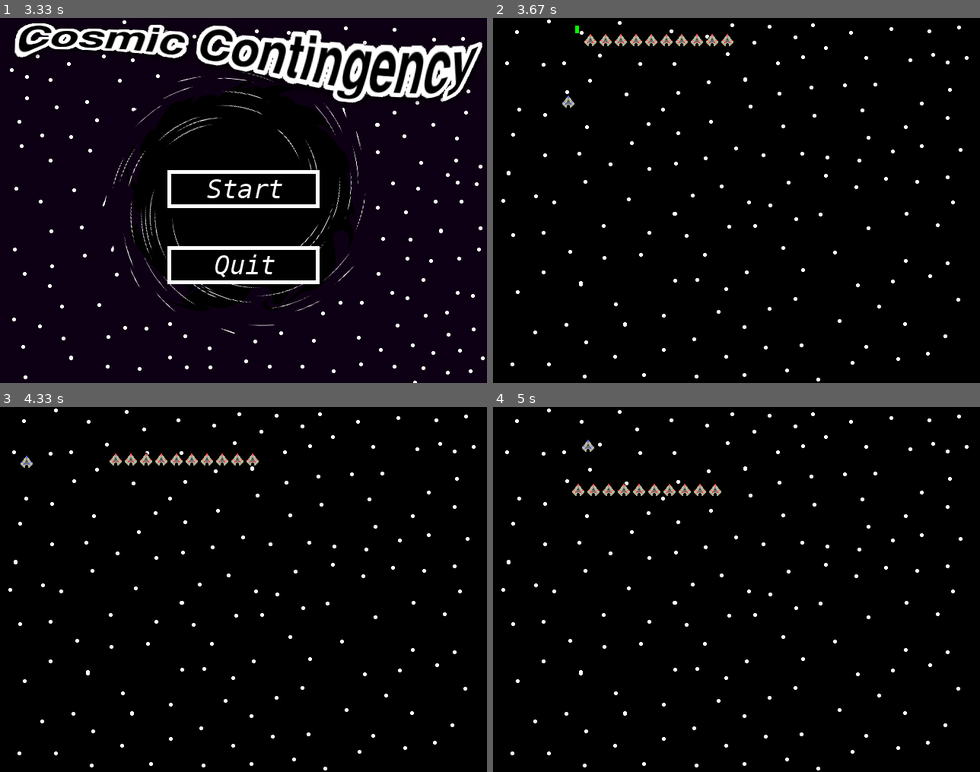
Above: before the commit, frames 1-4 (two rows, left to right).
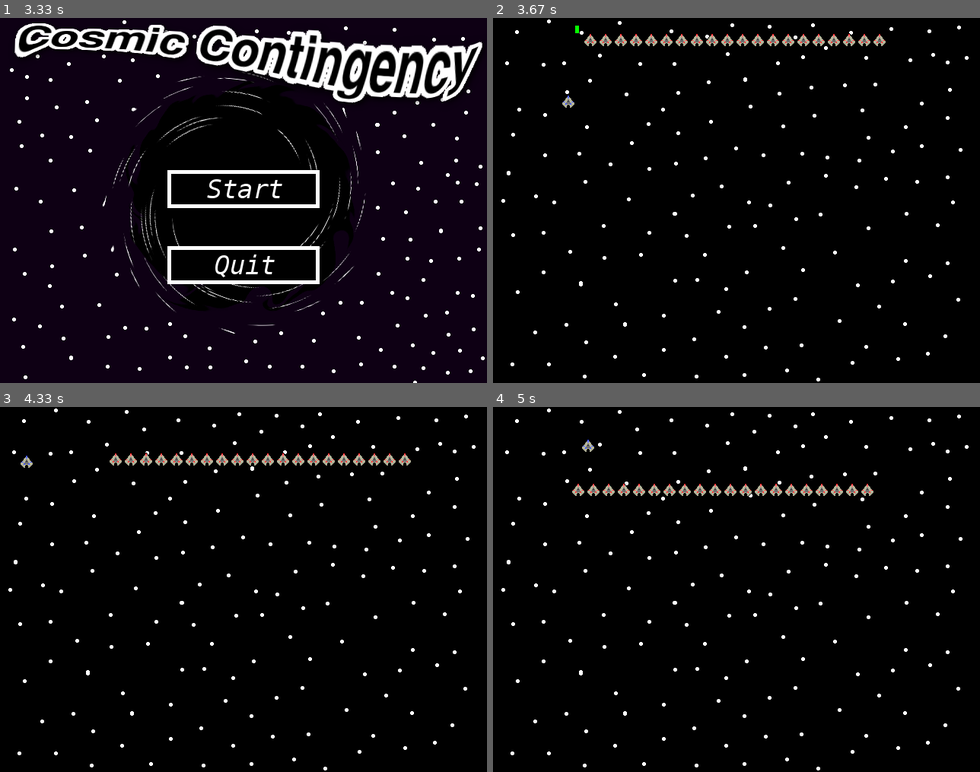
Above: after the commit, the same moments.

Repository: cdsupina/Space_Shooter_Pygame
Game: pygame game, started from main.py
Same seed, same stepped clock (60 frames per second), same inputs: the game is played once before the commit and once after it.
Inputs (mouse positions are in pixels of both pictures, inside the frame that each line leads up to):
- Up to frame 1 (3.33 s): tap Space at 0.33 s; hold D 0.67-1.13 s; hold W 1.17-1.63 s; hold A 2.17-2.7 s; hold S 2.73-3.2 s; click (243, 189) at 3.28 s
- Up to frame 2 (3.67 s): hold A from 3.57 s (still down); move the mouse to (911, 226) at 3.6 s
- Up to frame 3 (4.33 s): release A at 4.03 s; hold W from 4.07 s (still down)
- Up to frame 4 (5 s): release W at 4.43 s; hold D from 4.47 s (still down)

Frame 1 is identical in both runs. In frame 2, 0.5% of the frame differs, in the area x 50-81%, y 4-8%; in frame 3, 0.5%; in frame 4, 0.5%, in the area x 47-79%, y 21-25%.

Commit message:
organized code, added values and rooms scripts, begin foundations for map generation

Diff:
--- a/main.py
+++ b/main.py
@@ -3,29 +3,11 @@
 from sys import exit
 from sprites import *
 import random as rand
+from values import *
+from rooms import *
 
 #setup frames per second
 clock = pygame.time.Clock()
-fps = 60
-
-#setup the screen size
-SCREEN_SIZE = (640,480)
-screen_height = SCREEN_SIZE[1]
-screen_width = SCREEN_SIZE[0]
-
-#set variables equal to the locations of the image files
-scene_0_background_img_names = ["assets/images/scene_0_background_1.png","assets/images/scene_0_background_2.png","assets/images/scene_0_background_3.png"]
-
-title_img_name = "assets/images/title.png"
-background_img_name = "assets/images/title_background.png"
-scene_1_img_name = "assets/images/scene_1_background.png"
-start_button_img_name = "assets/images/start_button.png"
-quit_button_img_name = "assets/images/quit_button.png"
-continue_button_img_name = "assets/images/continue_button.png"
-pause_menu_img_name = "assets/images/pause_menu.png"
-player_img_name = "assets/sprites/player_ship.png"
-enemy_img_name = "assets/sprites/enemy_ship.png"
-player_laser_img_name = "assets/sprites/player_blaster.png"
 
 #set initial scene to 0
 scene = 0
@@ -36,7 +18,7 @@
 #set up screen display and images
 screen = pygame.display.set_mode(SCREEN_SIZE,0,32)
 
-#initialize images
+#initialize all images
 scene_0_backgrounds = []
 for s in scene_0_background_img_names:
     scene_0_backgrounds.append(pygame.image.load(s).convert())
@@ -49,26 +31,26 @@
 continue_button = pygame.image.load(continue_button_img_name).convert()
 pause_menu = pygame.image.load(pause_menu_img_name).convert_alpha()
 
-player = Ship(player_img_name,10)
-player.rect.x = 100
-player.rect.y = 100
-player_x_change = 0
-player_y_change = 0
+#initialize the player
+player = Ship(player_img_name,10,100,100)
 
-scene_1_sprite_group = pygame.sprite.Group()
-scene_1_sprite_group.add(player)
-
+#set paused status to false
 paused = False
 
-lasers = []
-enemies = []
-
+#set up title screen animation
 scene_0_background_idx = 0
 scene_0_background_animation_time = 150
 scene_0_current_animation_time = 100
 
+#initialize first room
+room_1 = Room(1,20)
+
+#add the player to the allies sprite group
+room_1.ally_sprite_group.add(player)
+
 while True:
 
+    #set clock to save the time between frames
     dt = clock.tick(fps)
     speed = float(dt)/64
 
@@ -76,7 +58,6 @@
 
     #rendering for title scene
     if scene == 0:
-
         #animate background for title screen
         if scene_0_current_animation_time >= scene_0_background_animation_time:
 
@@ -94,47 +75,30 @@
 
     #rendering for the firsl level scene
     elif scene == 1:
-        screen.blit(scene_1_background,(0,0))
-        scene_1_sprite_group.draw(screen)
+        room_1.draw_all(screen)
         if paused:
             screen.blit(pause_menu,(160,120))
             quit = screen.blit(quit_button,(220,266))
             continue_but = screen.blit(continue_button,(220,193))
         elif not paused:
-            for l in lasers:
+            for l in room_1.lasers:
                 l.rect.y += -l.speed*speed
                 l.time_spawned += dt
                 if l.time_spawned >= 1000:
-                    scene_1_sprite_group.remove(l)
-                    lasers.remove(l)
-                for e in enemies:
+                    room_1.laser_sprite_group.remove(l)
+                    room_1.lasers.remove(l)
+                for e in room_1.enemies:
                     if l.rect.colliderect(e.rect):
-                        scene_1_sprite_group.remove(l)
-                        scene_1_sprite_group.remove(e)
-                        lasers.remove(l)
-                        enemies.remove(e)
+                        room_1.laser_sprite_group.remove(l)
+                        room_1.enemy_sprite_group.remove(e)
+                        room_1.lasers.remove(l)
+                        room_1.enemies.remove(e)
 
-            for e in enemies:
+            for e in room_1.enemies:
+                e.behave(speed)
 
-                e.current_displacement = abs(e.loc_init[0]-e.rect.x)
-
-                #print(e.current_displacement)
-                if e.current_displacement>=e.max_displacement:
-                    e.x_speed = -e.x_speed
-
-                if e.rect.y >= screen_height - e.image.get_height() or e.rect.y <= 0:
-                    e.y_speed = -e.y_speed
-
-                e.rect.x += e.x_speed*speed
-                e.rect.y += e.y_speed*speed
-
-                if e.rect.x >= (e.loc_init[0]+e.max_displacement):
-                    e.rect.x = e.loc_init[0]+e.max_displacement
-                elif e.rect.x <= (e.loc_init[0]-e.max_displacement):
-                    e.rect.x = e.loc_init[0]-e.max_displacement
-
-            player.rect.x += player_x_change*speed
-            player.rect.y += player_y_change*speed
+            player.rect.x += player.x_change*speed
+            player.rect.y += player.y_change*speed
 
 
     ##########EVENT-LISTENING##########
@@ -149,13 +113,7 @@
                 if scene == 0:
                     if start.collidepoint(pygame.mouse.get_pos()):
                         scene = 1
-                        enemy_count = 10
-                        i = 0
-                        while i< enemy_count:
-                            enemy = Enemy(enemy_img_name,4,50,100+i*20,1)
-                            scene_1_sprite_group.add(enemy)
-                            enemies.append(enemy)
-                            i += 1
+                        room_1.generate(screen)
 
                     if quit.collidepoint(pygame.mouse.get_pos()):
                         exit()
@@ -169,28 +127,25 @@
         if event.type == KEYDOWN:
             if not paused:
                 if event.key == K_w:
-                    player_y_change = -player.speed
+                    player.y_change = -player.speed
                 elif event.key == K_s:
-                    player_y_change = player.speed
+                    player.y_change = player.speed
                 elif event.key == K_a:
-                    player_x_change = -player.speed
+                    player.x_change = -player.speed
                 elif event.key == K_d:
-                    player_x_change = player.speed
+                    player.x_change = player.speed
                 elif event.key == K_SPACE:
-                        new_laser = Player_Laser(player_laser_img_name,20,(player.rect.x+(player.width/2)-(5/2)),player.rect.y)
-                        scene_1_sprite_group.add(new_laser)
-                        lasers.append(new_laser)
-                        #print(lasers)
+                    room_1.generate_player_laser(player)
 
         if event.type == KEYUP:
             if event.key == K_w:
-                player_y_change = 0
+                player.y_change = 0
             elif event.key == K_s:
-                player_y_change = 0
+                player.y_change = 0
             elif event.key == K_a:
-                player_x_change = 0
+                player.x_change = 0
             elif event.key == K_d:
-                player_x_change = 0
+                player.x_change = 0
             if event.key == K_ESCAPE:
                 if not paused:
                     paused = True
--- /dev/null
+++ b/rooms.py
@@ -0,0 +1,73 @@
+import pygame
+import random as rand
+from sprites import *
+from values import *
+
+class Room():
+    def __init__(self,room_type,enemy_number):
+
+        self.room_background_path = None
+        self.room_code = None
+        self.room_background = None
+        self.enemy_number = enemy_number
+        self.enemy_sprite_group = pygame.sprite.Group()
+        self.laser_sprite_group = pygame.sprite.Group()
+        self.ally_sprite_group = pygame.sprite.Group()
+        self.enemies = []
+        self.lasers = []
+
+        if room_type == 0:
+            self.room_background_path = scene_1_start_room
+        else:
+            self.room_background_path = scene_1_img_name
+
+        if room_type != 0:
+            if enemy_number == 1:
+                self.room_code = rand.randint(0,1)
+            if enemy_number == 2:
+                self.room_code = rand.randint(2,3)
+
+        self.room_background = pygame.image.load(self.room_background_path).convert()
+
+
+
+
+    def generate(self,screen):
+        self.generate_room(screen)
+        self.generate_enemies()
+
+    def generate_room(self,screen):
+        screen.blit(self.room_background,(0,0))
+
+    def generate_enemies(self):
+
+        i=0
+        while i < self.enemy_number:
+            enemy = Enemy(enemy_img_name,4,50,100+i*20,1)
+            self.enemy_sprite_group.add(enemy)
+            self.enemies.append(enemy)
+            i += 1
+
+    def generate_player_laser(self,player):
+        new_laser = Player_Laser(player_laser_img_name,20,(player.rect.x+(player.width/2)-(5/2)),player.rect.y)
+        self.laser_sprite_group.add(new_laser)
+        self.lasers.append(new_laser)
+
+    def draw_enemies(self,screen):
+        self.enemy_sprite_group.draw(screen)
+
+    def draw_lasers(self,screen):
+        self.laser_sprite_group.draw(screen)
+
+    def draw_allies(self,screen):
+        self.ally_sprite_group.draw(screen)
+
+    def draw_all(self,screen):
+        self.generate_room(screen)
+        self.draw_enemies(screen)
+        self.draw_lasers(screen)
+        self.draw_allies(screen)
+
+
+    def __repr__(self):
+        return "Background: " + self.room_background_path + " Room code: " + str(self.room_code)
--- a/sprites.py
+++ b/sprites.py
@@ -1,8 +1,8 @@
 import pygame
-
+from values import *
 
 class Ship(pygame.sprite.Sprite):
-    def __init__(self,image,speed):
+    def __init__(self,image,speed,init_x,init_y):
         super().__init__()
 
         self.speed = speed
@@ -10,6 +10,10 @@
         self.rect = self.image.get_rect()
         self.width = self.image.get_width()
         self.height = self.image.get_height()
+        self.rect.x = init_x
+        self.rect.y = init_y
+        self.x_change = 0
+        self.y_change = 0
 
 class Enemy(pygame.sprite.Sprite):
     def __init__(self,image,speed,displacement,init_x,init_y):
@@ -24,6 +28,25 @@
         self.rect.x = init_x
         self.rect.y = init_y
         self.loc_init = (self.rect.x,self.rect.y)
+
+
+
+    def behave(self,speed):
+        self.current_displacement = abs(self.loc_init[0]-self.rect.x)
+
+        if self.current_displacement>=self.max_displacement:
+            self.x_speed = -self.x_speed
+
+        if self.rect.y >= screen_height - self.image.get_height() or self.rect.y <= 0:
+            self.y_speed = -self.y_speed
+
+        self.rect.x += self.x_speed*speed
+        self.rect.y += self.y_speed*speed
+
+        if self.rect.x >= (self.loc_init[0]+self.max_displacement):
+            self.rect.x = self.loc_init[0]+self.max_displacement
+        elif self.rect.x <= (self.loc_init[0]-self.max_displacement):
+            self.rect.x = self.loc_init[0]-self.max_displacement
 
 class Player_Laser(pygame.sprite.Sprite):
     def __init__(self,image,speed,x,y):
--- /dev/null
+++ b/test.py
@@ -0,0 +1,40 @@
+
+import pygame
+from pygame.locals import *
+from sys import exit
+from sprites import *
+import random as rand
+from rooms import *
+
+clock = pygame.time.Clock()
+fps = 60
+
+
+
+pygame.init()
+
+screen = pygame.display.set_mode(SCREEN_SIZE,0,32)
+
+test_room = Room(1,2)
+
+print(test_room)
+test_room.generate(screen)
+
+
+while True:
+    dt = clock.tick(fps)
+    speed = float(dt)/64
+
+
+
+    '''
+    for e in test_room.enemies:
+        e.behave(speed)
+    '''
+    print(test_room.enemies)
+
+    for event in pygame.event.get():
+        if event.type == QUIT:
+            exit()
+
+    pygame.display.update()
--- /dev/null
+++ b/values.py
@@ -0,0 +1,18 @@
+import pygame
+
+SCREEN_SIZE = (640,480)
+screen_height = SCREEN_SIZE[1]
+screen_width = SCREEN_SIZE[0]
+fps = 60
+
+scene_0_background_img_names = ["assets/images/scene_0_background_1.png","assets/images/scene_0_background_2.png","assets/images/scene_0_background_3.png"]
+title_img_name = "assets/images/title.png"
+background_img_name = "assets/images/title_background.png"
+scene_1_img_name = "assets/images/scene_1_background.png"
+start_button_img_name = "assets/images/start_button.png"
+quit_button_img_name = "assets/images/quit_button.png"
+continue_button_img_name = "assets/images/continue_button.png"
+pause_menu_img_name = "assets/images/pause_menu.png"
+player_img_name = "assets/sprites/player_ship.png"
+enemy_img_name = "assets/sprites/enemy_ship.png"
+player_laser_img_name = "assets/sprites/player_blaster.png"
Binary file changed: assets/images/pause_menu.png
Binary file added: assets/images/start_room_temp.png
